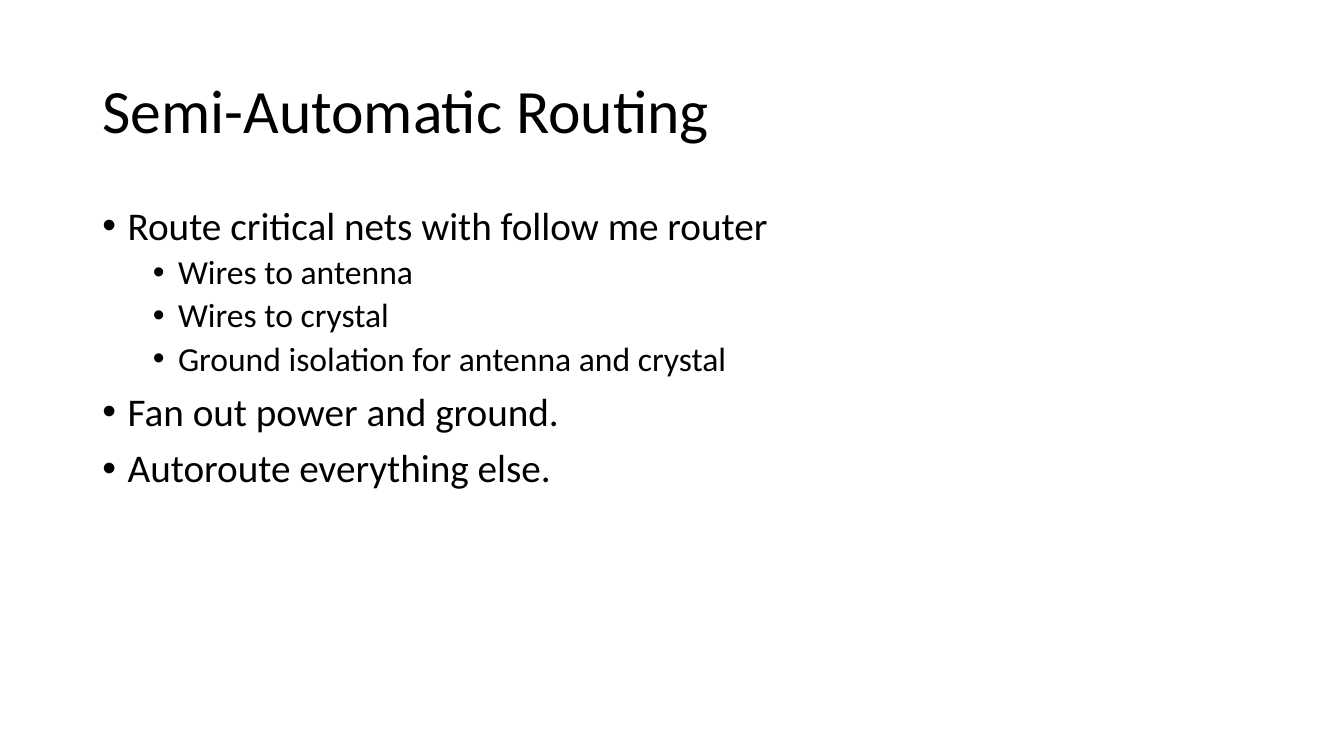
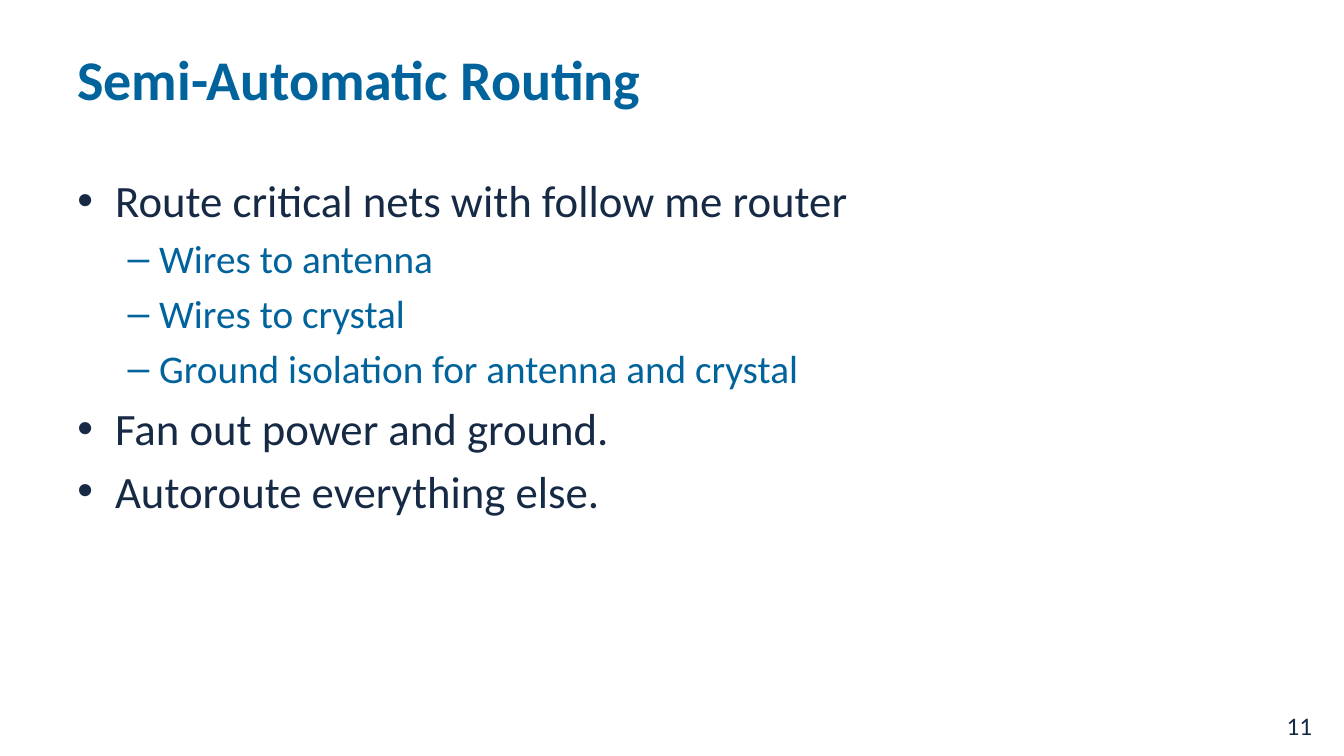
Before and after one commit to NVSL/QuadClass-Resources, a slide deck: slide 11 of labs/Laying-Out-The-Board/Laying-Out-The-Board.pptx. Drawn at 1344x756 pixels with LibreOffice and Linux fonts; fonts in the diff are those of the drawing; background and template pictures are left out. Boxes give left, top, right and bottom in pixels: in the first picture for what was removed or moved away, otherwise in the second. Text is boxed around its words. In the diff, an @@ line names an element or a change of style, - is before the commit and + after.

```diff
--- a/labs/Laying-Out-The-Board/Laying-Out-The-Board.pptx
+++ b/labs/Laying-Out-The-Board/Laying-Out-The-Board.pptx
@@ title "Semi-Automatic Routing" moved from (x1=102, y1=90, x2=709, y2=144) to (x1=77, y1=60, x2=641, y2=110) @@
@@ title "Semi-Automatic Routing" at (x1=77, y1=60, x2=641, y2=110): size 44 to 40 pt, text colour #000000 to #01639C, bold on; line spacing 0.9 to 1 @@
@@ text "Route critical nets with follow ..." moved from (x1=128, y1=212, x2=767, y2=489) to (x1=115, y1=186, x2=847, y2=516) @@
@@ text "Route critical nets with follow ..." at (x1=115, y1=186, x2=847, y2=516): size 28 to 32 pt, text colour #000000 to #162A46 in "Route critical nets with follow me router", "Fan out power and ground.", "Autoroute everything else."; size 24 to 28 pt, text colour #000000 to #01639C in "Wires to antenna", "Wires to crystal", "Ground isolation for antenna and crystal"; indent changed; line spacing 0.9 to 1; less space between paragraphs; bullet • to – @@
@@ page number added at (x1=1287, y1=718, x2=1313, y2=735), 18 pt, text #162A46 @@
+11
```
Also in this commit, not shown: 29 other slides changed, 7 other files.
